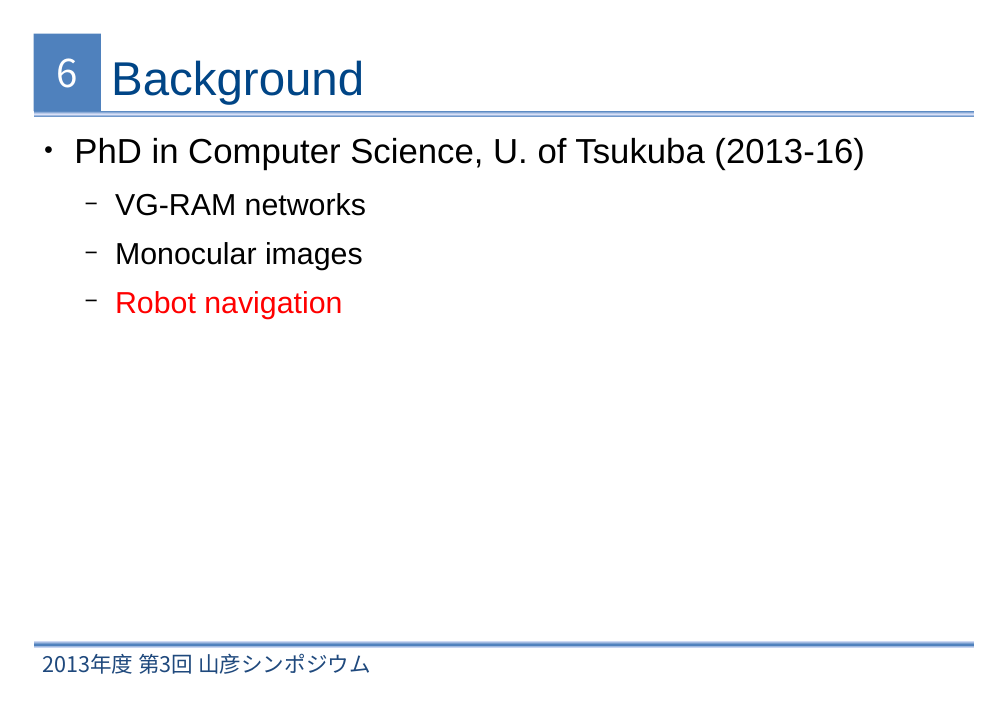
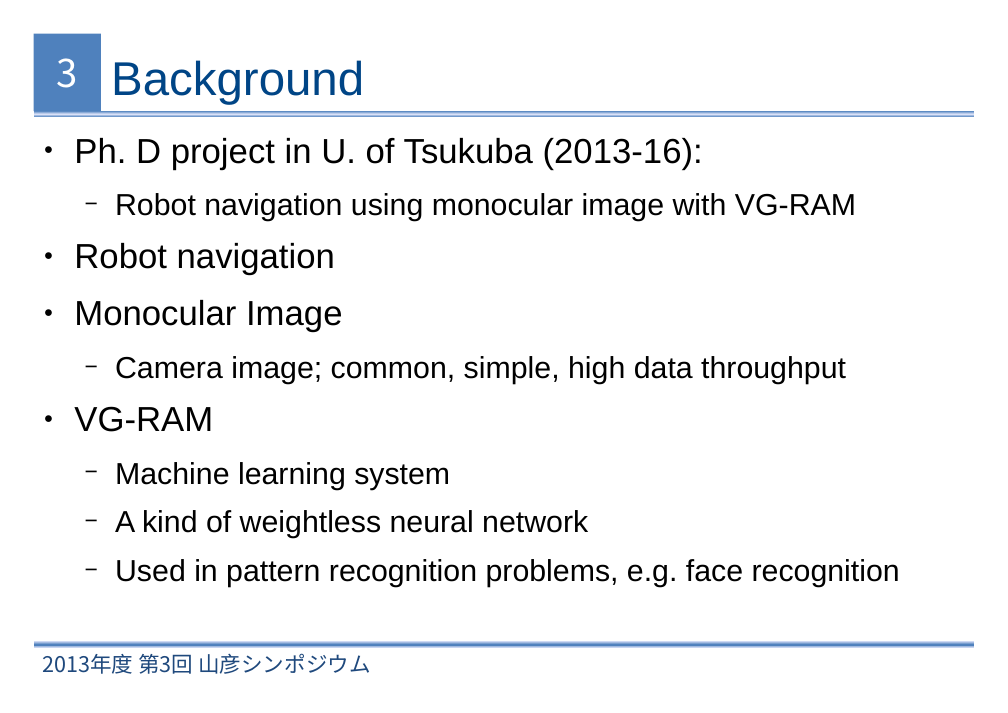
Before and after one commit to xperroni/Yamabiko, a slide deck: slide 3 of 2013-3/Presentation/Monocular Estimation of Spatial Displacement.odp (slide 6 before the commit). Drawn at 1008x713 pixels with LibreOffice and Linux fonts; fonts in the diff are those of the drawing; background and template pictures are left out. Boxes give left, top, right and bottom in pixels: in the first picture for what was removed or moved away, otherwise in the second. Text is boxed around its words. In the diff, an @@ line names an element or a change of style, - is before the commit and + after.

```diff
--- a/2013-3/Presentation/Monocular Estimation of Spatial Displacement.odp
+++ b/2013-3/Presentation/Monocular Estimation of Spatial Displacement.odp
@@ page number at (57,58,78,88): text changed @@
-6
+3
@@ text at (74,138,856,221): text changed; size 29 to 25.3 pt @@
-● PhD in Computer Science, U. of Tsukuba (2013-16)
-  − VG-RAM networks
-  − Monocular images
+● Ph. D project in U. of Tsukuba (2013-16):
+  − Robot navigation using monocular image with VG-RAM
@@ text at (74,243,335,275): size 25.3 to 29 pt, text colour #FF0000 to #000000 in "Robot navigation"; bullet − to ●; list level 2 to 1 in "Robot navigation" @@
@@ text at (74,300,900,587): paragraphs added @@
+● Monocular Image
+  − Camera image; common, simple, high data throughput
+● VG-RAM
+  − Machine learning system
+  − A kind of weightless neural network
+  − Used in pattern recognition problems, e.g. face recognition
```
Also in this commit, not shown: 2 other slides changed, 2 slides removed, 1 other file.
